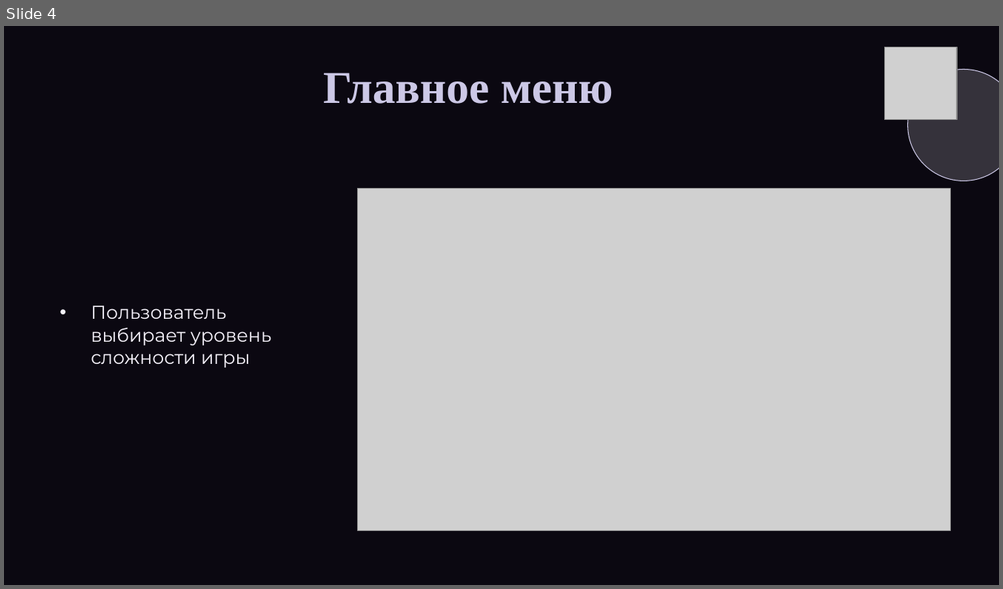
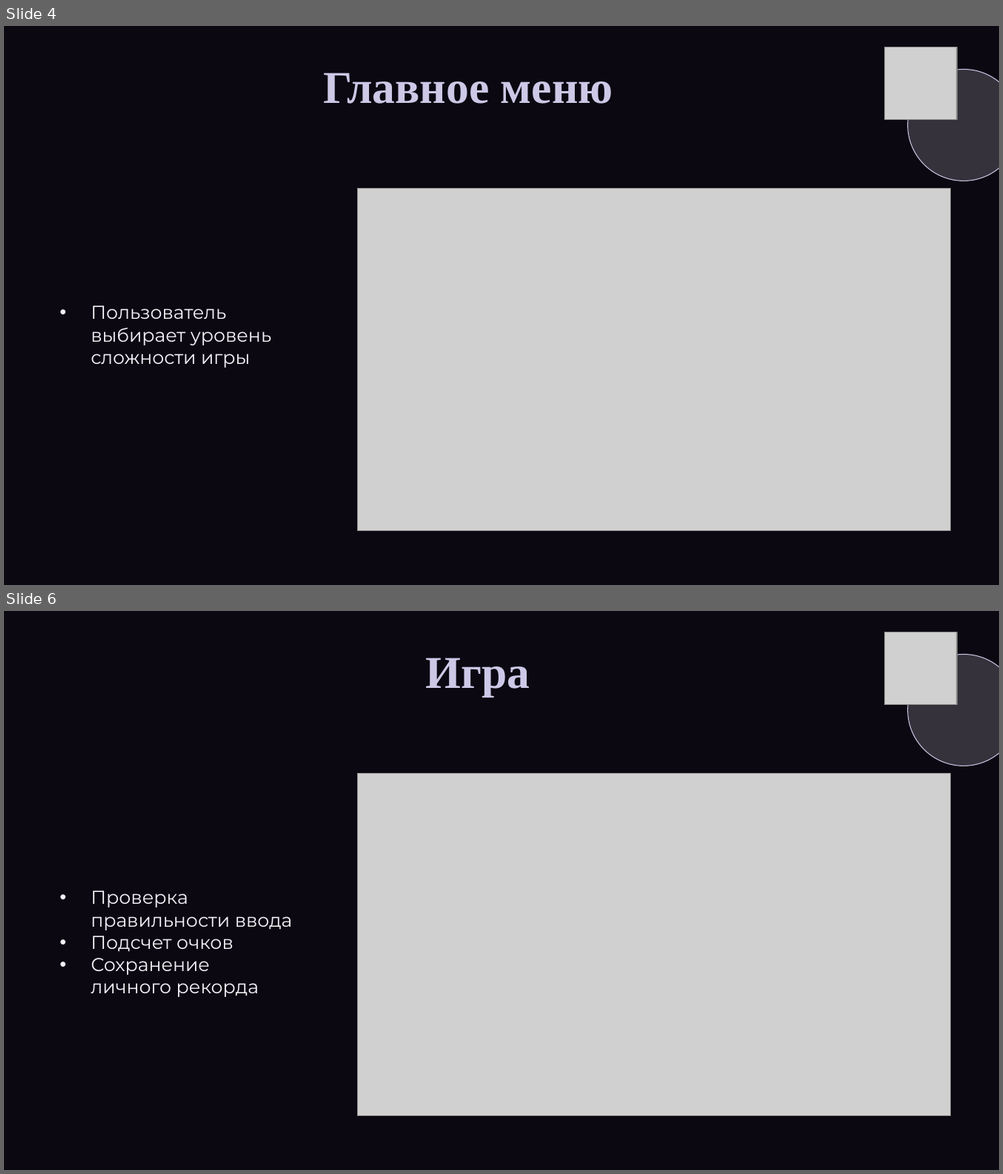
Before and after one commit to tanyaflos76/PyGame-project, a slide deck: docs/презентация_pygame.pptx. Shown one above the other, each under a label of ours: slide 4 before the commit, slides 4 and 6 after it; the slides between them are not shown. The pictures are 1003x589 and 1003x1174 pixels, drawn with LibreOffice and Linux fonts; fonts in the diff are those of the drawing; grey boxes stand for pictures; background and template pictures are left out. Boxes give left, top, right and bottom in pixels: in the first picture for what was removed or moved away, otherwise in the second. Text is boxed around its words. In the diff, an @@ line names an element or a change of style, - is before the commit and + after.

```diff
--- a/docs/презентация_pygame.pptx
+++ b/docs/презентация_pygame.pptx
@@ slide 6 added at [4,611,999,1170], background #0B0811 @@
@@ picture added at [885,632,957,705] @@
@@ ellipse added at [908,654,999,766], fill #F5F2FA at 18% opacity, outline #CCC8E6 0.75 pt @@
@@ text added at [426,658,530,697], 44 pt, text #CCC8E6, bold @@
+Игра
@@ picture added at [358,774,950,1116] @@
@@ text added at [91,891,293,997], 18 pt, text #F5F2FA @@
+• Проверка правильности ввода
+• Подсчет очков
+• Сохранение личного рекорда
```
Also in this commit, not shown: 1 other slide added, 3 other files.
